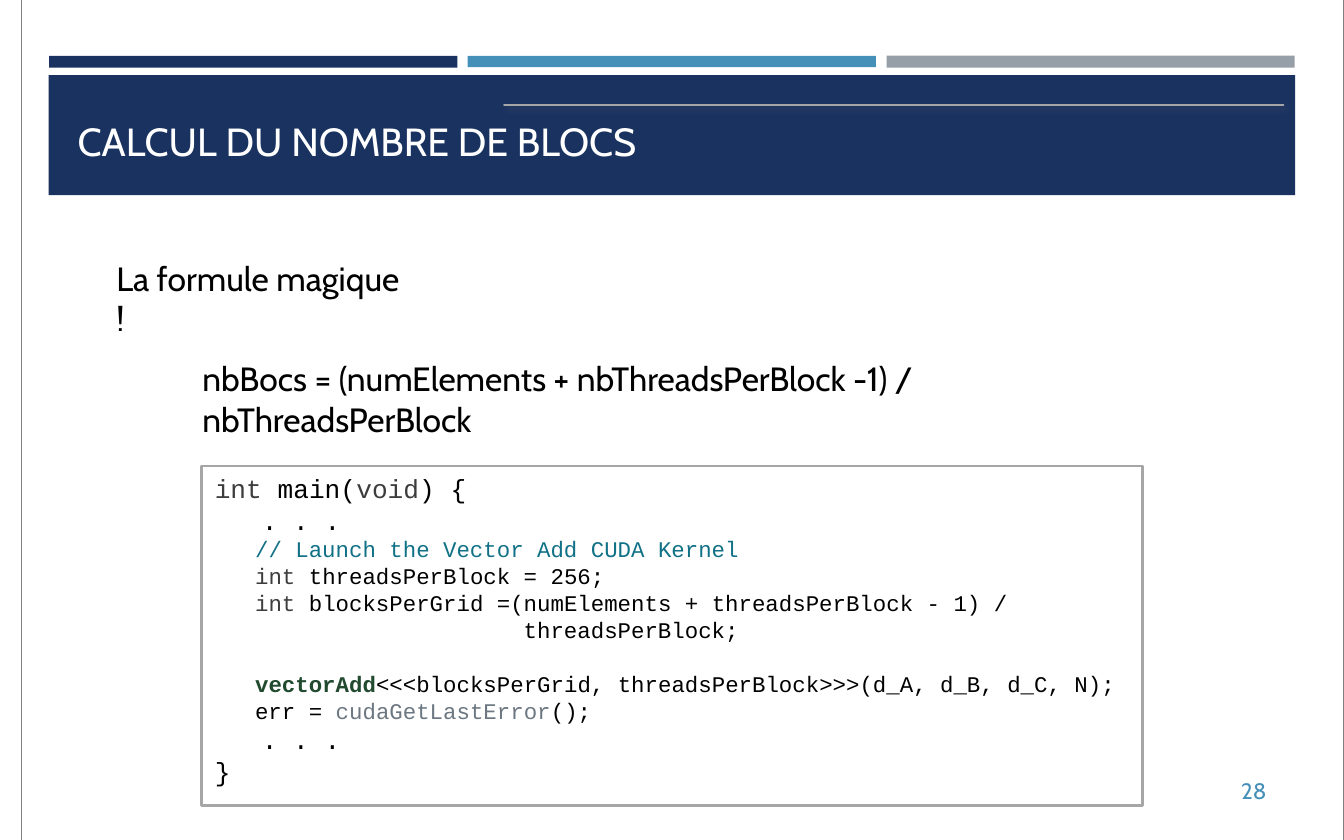
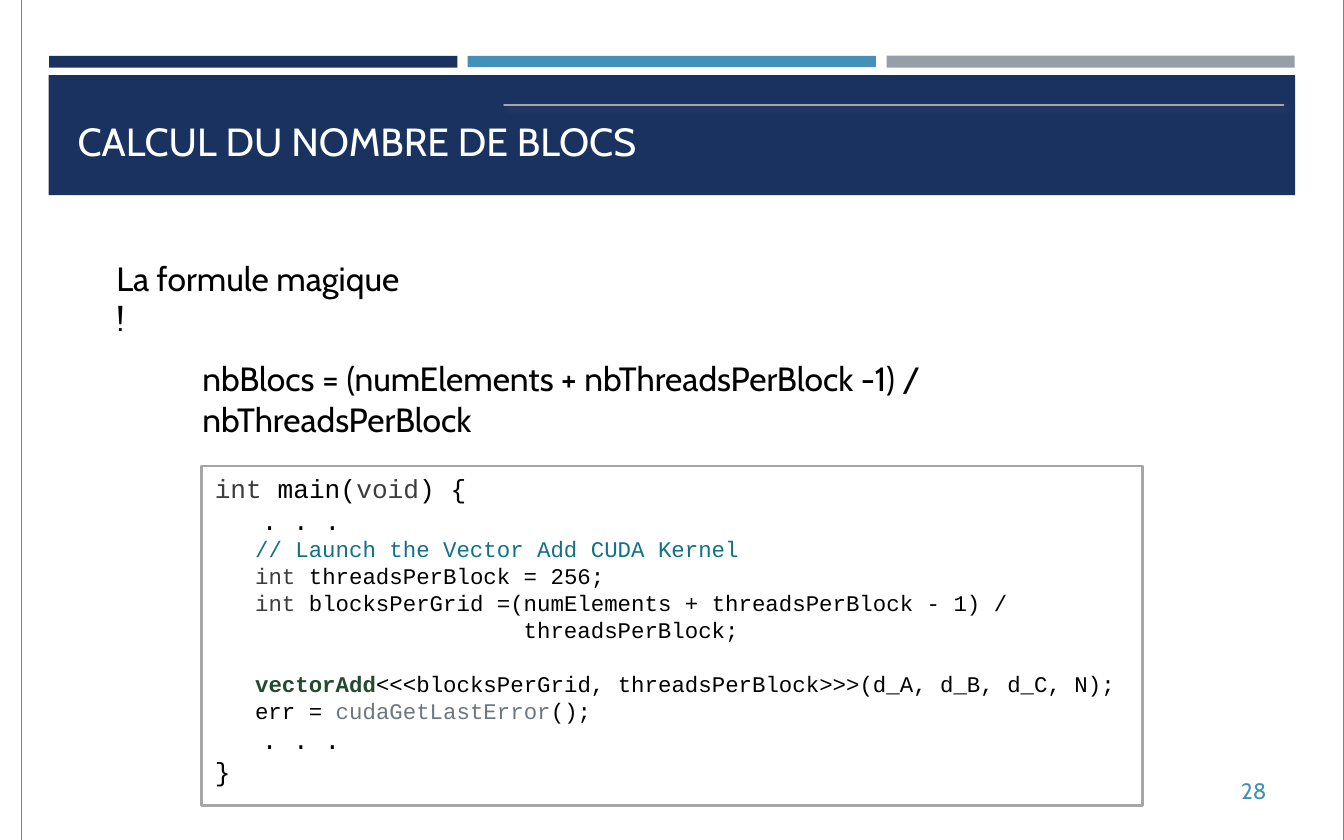
Before and after one commit to franckginguene/hpc_formation_scalian, a slide deck: slide 28 of Diapos/HPC_CUDA.pptx. Drawn at 1344x840 pixels with LibreOffice and Linux fonts; fonts in the diff are those of the drawing. Boxes give left, top, right and bottom in pixels: in the first picture for what was removed or moved away, otherwise in the second. Text is boxed around its words. In the diff, an @@ line names an element or a change of style, - is before the commit and + after.

```diff
--- a/Diapos/HPC_CUDA.pptx
+++ b/Diapos/HPC_CUDA.pptx
@@ text at [202,365,895,433]: text changed @@
-nbBocs = (numElements + nbThreadsPerBlock -1) / nbThreadsPerBlock
+nbBlocs = (numElements + nbThreadsPerBlock -1) / nbThreadsPerBlock
```
Also in this commit, not shown: 3 other slides changed.
